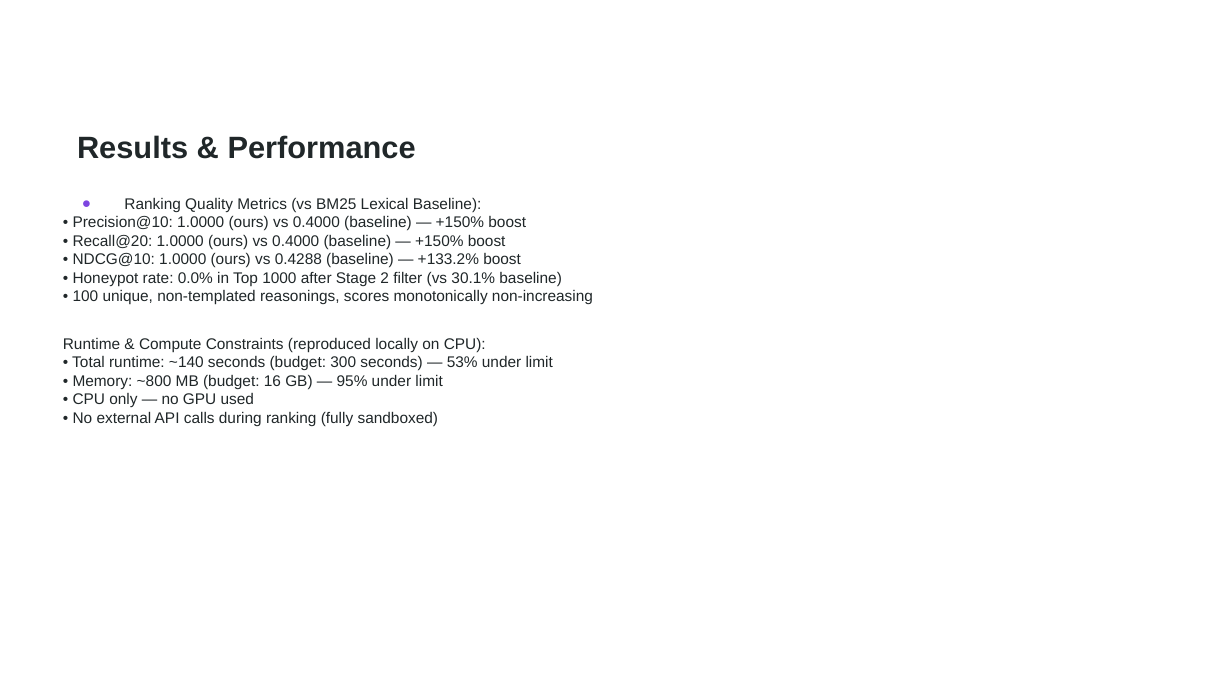
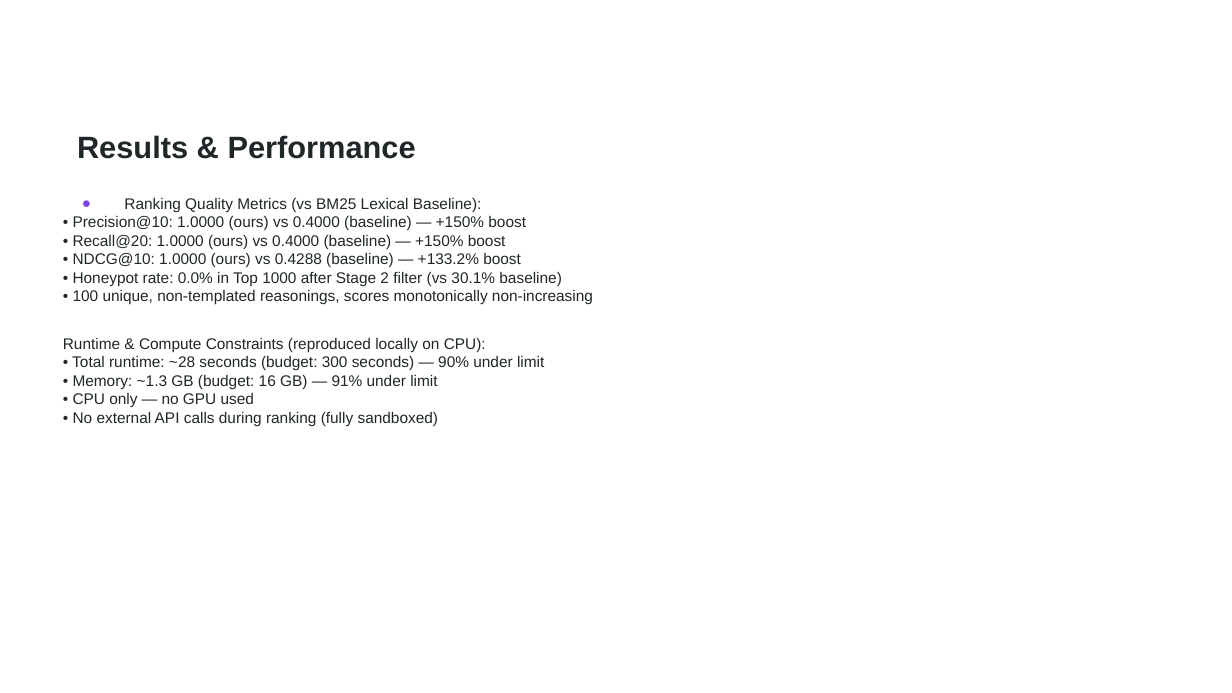
Before and after one commit to mohd-ibadullah/TalentLensAI, a slide deck: slide 8 of TalentLensAI_Submission.pptx. Drawn at 1232x693 pixels with LibreOffice and Linux fonts; fonts in the diff are those of the drawing; background and template pictures are left out. Boxes give left, top, right and bottom in pixels: in the first picture for what was removed or moved away, otherwise in the second. Text is boxed around its words. In the diff, an @@ line names an element or a change of style, - is before the commit and + after.

```diff
--- a/TalentLensAI_Submission.pptx
+++ b/TalentLensAI_Submission.pptx
@@ text at box(72, 355, 544, 389): text changed @@
-• Total runtime: ~140 seconds (budget: 300 seconds) — 53% under limit
-• Memory: ~800 MB (budget: 16 GB) — 95% under limit
+• Total runtime: ~28 seconds (budget: 300 seconds) — 90% under limit
+• Memory: ~1.3 GB (budget: 16 GB) — 91% under limit
```
Also in this commit, not shown: 3 other slides changed, 1 other file.
